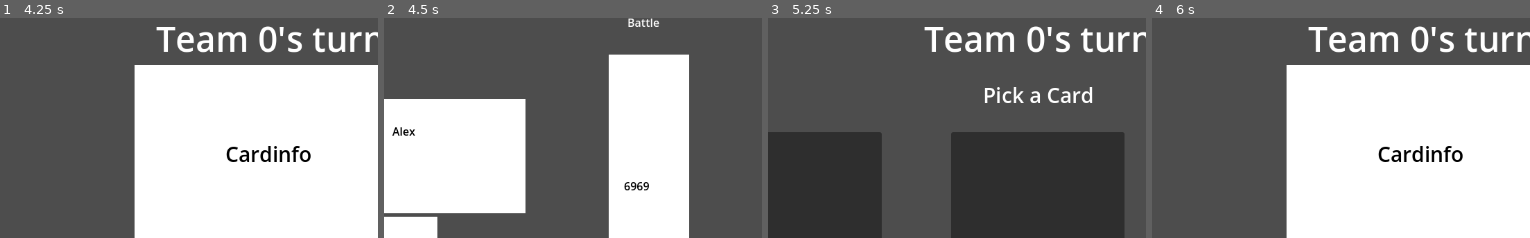
Above: before the commit, frames 1-4 (left to right).
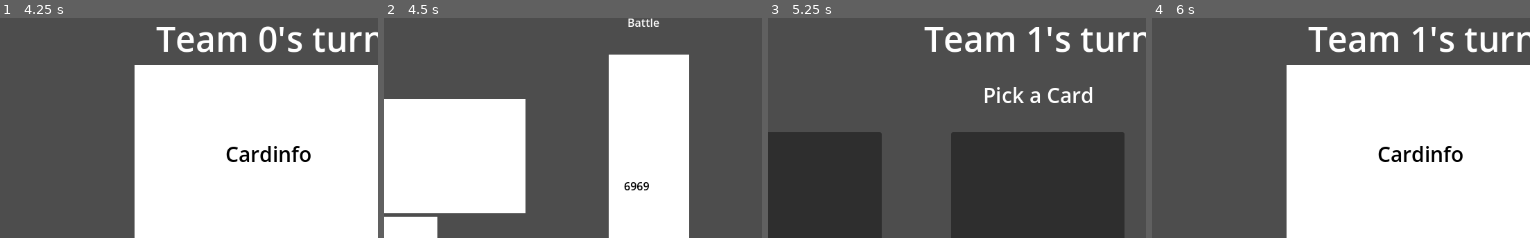
Above: after the commit, the same moments.

Repository: bastifpv/Giggle-o-Meter
Game: Godot game, scene res://scenes/menu.tscn
Two runs of this game, one before a commit and one after it. Both use one fixed random seed, a clock stepped at 60 frames per second and the inputs below.
Inputs (mouse positions are % of the whole screen's width and height, from its top left):
- Up to frame 1 (4.25 s): click "Play" at 0.5 s; click "Card info" at 1.25 s; click (48, 71) at 2.02 s; type "Alex" at 2.1 s; click "weiter" at 2.75 s; click "Card info" at 3.5 s
- Up to frame 2 (4.5 s): click "weiter" at 4.25 s
- Up to frame 3 (5.25 s): click "Next" at 5 s
- Up to frame 4 (6 s): click "Card info" at 5.75 s
The pictures show only the part of the screen within x 13-63%, y 1-51%; the shares and areas given below are measured in that part.

Frame 1 is identical in both runs. In frame 2, 0.1% of the frame differs, in the area x 2-9%, y 49-54%; in frame 3, 0.4%, in the area x 68-74%, y 3-16%; in frame 4, 0.4%.

Commit message:
Fix Player logic

Diff:
--- a/scripts/battle.gd
+++ b/scripts/battle.gd
@@ -1,8 +1,11 @@
 extends Node2D
 
 func _ready():
+	print(GlobalSettings.list_TeamA)
+	print(GlobalSettings.list_TeamB)
+	print(GlobalSettings.current_round)
 	$CanvasLayer/TeamBTextureRect.visible = false
-
+	$CanvasLayer/TeamATextureRect.visible = true
 	_show_team_a()
 
 	await get_tree().create_timer(2.0).timeout
@@ -12,9 +15,9 @@
 
 	_show_team_b()
 
-	await get_tree().create_timer(2.0).timeout
+	#await get_tree().create_timer(2.0).timeout
 
-	_on_next_button_pressed()
+	#_on_next_button_pressed()
 
 func _on_next_button_pressed():
 	GlobalSettings.current_round +=1
@@ -25,25 +28,24 @@
 
 
 func _show_team_a():
+	var list_TeamA = GlobalSettings.list_TeamA
 
-	var list_TeamA = GlobalSettings.list_TeamA
-	for dictA in list_TeamA:
-		var CardID = dictA["cardID"]
-		var UserInput = dictA["userInput"]
-		$CanvasLayer/TeamATextureRect/SpeechBubbleTextureRect/Label.text = UserInput
-		_calculate_score(list_TeamA)
+	var dictA = list_TeamA[GlobalSettings.current_round]
+	var CardID = dictA["cardID"]
+	var UserInput = dictA["userInput"]
+	$CanvasLayer/TeamATextureRect/SpeechBubbleTextureRect/Label.text = UserInput
+	_calculate_score(list_TeamA)
 
 func _show_team_b():
-
 	var list_TeamB = GlobalSettings.list_TeamB
-	for dictB in list_TeamB:
-		var CardID = dictB["cardID"]
-		var UserInput = dictB["userInput"]
-		$CanvasLayer/TeamBTextureRect/SpeechBubbleTextureRect/Label.text = UserInput
-		_calculate_score(list_TeamB)
+	var dictB = list_TeamB[GlobalSettings.current_round]
+	var CardID = dictB["cardID"]
+	var UserInput = dictB["userInput"]
+	$CanvasLayer/TeamBTextureRect/SpeechBubbleTextureRect/Label.text = UserInput
+	_calculate_score(list_TeamB)
 
 func _calculate_score(list_Team):
 	for dictTeam in list_Team:
 		dictTeam["score"] = 6969
-
+		print(" ===" + str(dictTeam))
 		$CanvasLayer/DecibelOmeterTextureRect/ScoreLabel.text = str(dictTeam["score"])
--- a/scripts/menu.gd
+++ b/scripts/menu.gd
@@ -5,7 +5,7 @@
 
 func _on_play_button_pressed():
 	GlobalSettings.active_team = randi_range(0, 1)
-	print(GlobalSettings.active_team)
+	print("Generated Team: " + str(GlobalSettings.active_team))
 	SceneSwitcher.change_scene("res://scenes/team_turn.tscn")
 
 
--- a/scripts/team_turn.gd
+++ b/scripts/team_turn.gd
@@ -37,21 +37,26 @@
 
 func _on_button_confirm_round_pressed():
 	dict = {'cardID' : selectedCardID, 'userInput' : $CanvasLayer/SelectedCard/TextureRect/UserInputField.text }
-	print("call next player")
-	print(dict)
+	#print(dict)
+	print("-=-=-=-=-" + str(GlobalSettings.count_both_players_turn))
+
+	print("Active Team: " + str(GlobalSettings.active_team))
+	if GlobalSettings.active_team == 0:
+		print("Team 0")
+		GlobalSettings.list_TeamA.append(dict)
+		GlobalSettings.active_team = 1
+
+	elif GlobalSettings.active_team == 1:
+		print("Team 1")
+		GlobalSettings.list_TeamB.append(dict)
+		GlobalSettings.active_team = 0
+
 	if GlobalSettings.count_both_players_turn < 1:
 		#reverse the active team
-		if GlobalSettings.active_team == 1:
-			GlobalSettings.list_TeamA.append(dict)
-			GlobalSettings.active_team = 0
-		else:
-			GlobalSettings.list_TeamB.append(dict)
-			GlobalSettings.active_team = 1
-
 		#call other scene
 		GlobalSettings.count_both_players_turn +=1
+
 		SceneSwitcher.change_scene("res://scenes/team_turn.tscn")
 	else:
 		GlobalSettings.count_both_players_turn = 0
 		SceneSwitcher.change_scene("res://scenes/battle.tscn")
-	pass # Replace with function body.
